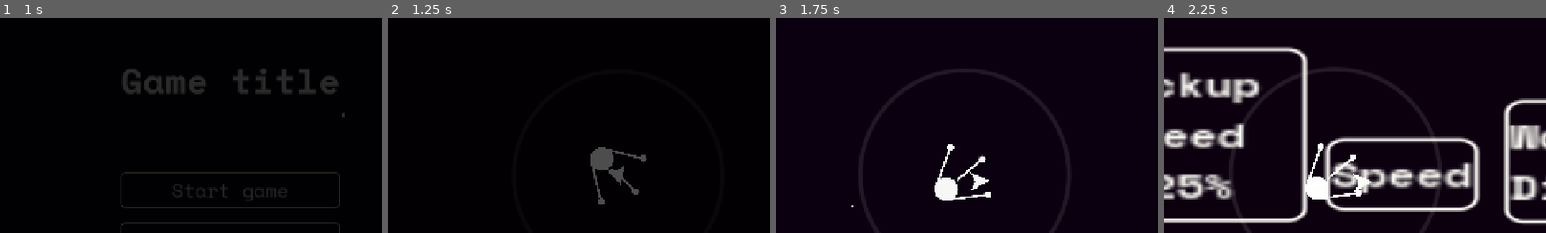
Above: before the commit, frames 1-4 (left to right).
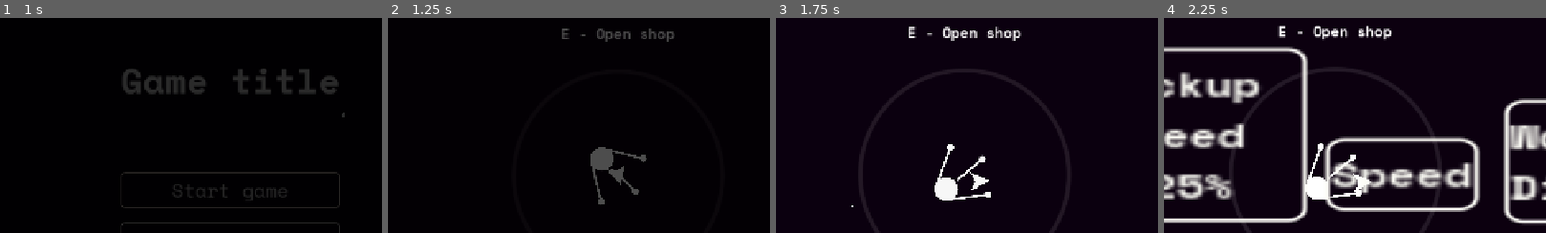
Above: after the commit, the same moments.

Repository: kokiheey/game-jam-repo
Game: Godot game, scene res://Scenes/main_menu.tscn
Two runs of this game, one before a commit and one after it. Both use one fixed random seed, a clock stepped at 60 frames per second and the inputs below.
Inputs (mouse positions are % of the whole screen's width and height, from its top left):
- Up to frame 1 (1 s): click "Start game" at 0.5 s
- Up to frame 2 (1.25 s): no input
- Up to frame 3 (1.75 s): move the mouse to (72, 45) at 1.27 s; hold W (moveForward) from 1.28 s (still down); tap E (openShop) at 1.35, 1.52 s; click (72, 45) at 1.42 s
- Up to frame 4 (2.25 s): tap E (openShop) at 1.82 s; release W (moveForward) at 2 s; drag from (30, 55) to (45, 70) at 2.02 s
The pictures show only the part of the screen within x 20-70%, y 12-62%; the shares and areas given below are measured in that part.

Frame 1 is identical in both runs. In frame 2, 0.5% of the frame differs, in the area x 45-75%, y 4-12%; in frame 3, 0.7%; in frame 4, 0.7%, in the area x 29-60%, y 3-11%.

Commit message:
Added shop label

Diff:
--- a/gmtk2026/Scenes/game.tscn
+++ b/gmtk2026/Scenes/game.tscn
@@ -10,6 +10,7 @@
 [ext_resource type="PackedScene" uid="uid://dsy4ipt0t1ehj" path="res://Scenes/black_hole.tscn" id="6_i6g32"]
 [ext_resource type="PackedScene" uid="uid://doa8auaya5o28" path="res://Scenes/waypoint.tscn" id="8_v158k"]
 [ext_resource type="Texture2D" uid="uid://boff388h7ib2y" path="res://Assets/Icons/spoutnik.svg" id="10_ldgsr"]
+[ext_resource type="Theme" uid="uid://cojmyrq6m3711" path="res://Textures/DefaultTheme.tres" id="11_o5yvi"]
 
 [sub_resource type="ParticleProcessMaterial" id="ParticleProcessMaterial_61tkn"]
 particle_flag_disable_z = true
@@ -96,6 +97,15 @@
 scale = Vector2(1.40625, 1.40625)
 texture = SubResource("GradientTexture2D_ldgsr")
 
+[node name="ShopLabel" type="Label" parent="Ship" unique_id=1893777138]
+offset_left = -96.0
+offset_top = -256.0
+offset_right = 94.0
+offset_bottom = -220.0
+theme = ExtResource("11_o5yvi")
+theme_override_font_sizes/font_size = 24
+text = "E - Open shop"
+
 [node name="WorldEnvironment" type="WorldEnvironment" parent="." unique_id=1838893143]
 environment = SubResource("Environment_tpvet")
 
--- a/gmtk2026/Scripts/game.gd
+++ b/gmtk2026/Scripts/game.gd
@@ -7,6 +7,7 @@
 @onready var SHOP_UI       : Control = $GUI/ShopUI
 
 @onready var PLAYER : CharacterBody2D = $Player
+@onready var SHOP_LABEL : Label = $Ship/ShopLabel
 @onready var WAYPOINT : Sprite2D = $BoxWaypoint
 @onready var SHIPWAYPOINT : Sprite2D = $ShipWaypoint
 @onready var PARTICLES : GPUParticles2D = $GPUParticles2D
@@ -92,11 +93,18 @@
 	if Input.is_action_just_pressed("Pause"):
 		pause_menu()
 
+	if isInTheShip:
+		SHOP_LABEL.show()
+	else:
+		SHOP_LABEL.hide()
+
 	if Input.is_action_just_pressed("openShop") and isInTheShip and !shopBindPressed:
+		SHOP_LABEL.hide()
 		SHOP_UI.show()
 		pause_game(true)
 		shopBindPressed = true
 	elif Input.is_action_just_pressed("openShop") and isInTheShip and shopBindPressed:
+		SHOP_LABEL.show()
 		SHOP_UI.hide()
 		pause_game(false)
 		shopBindPressed = false
